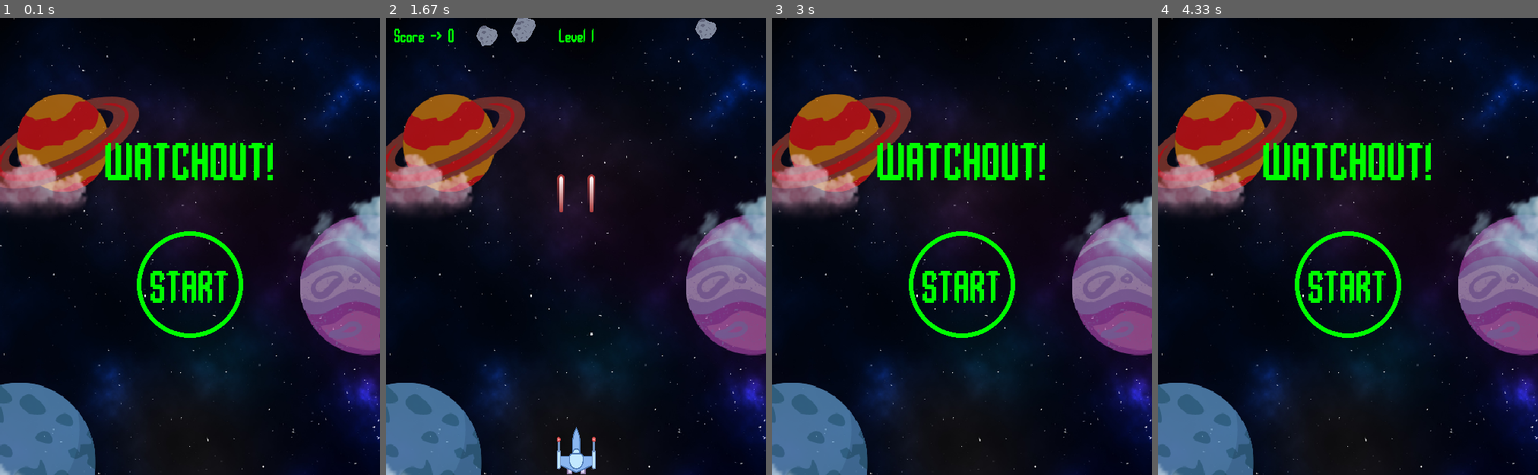
Above: before the commit, frames 1-4 (left to right).
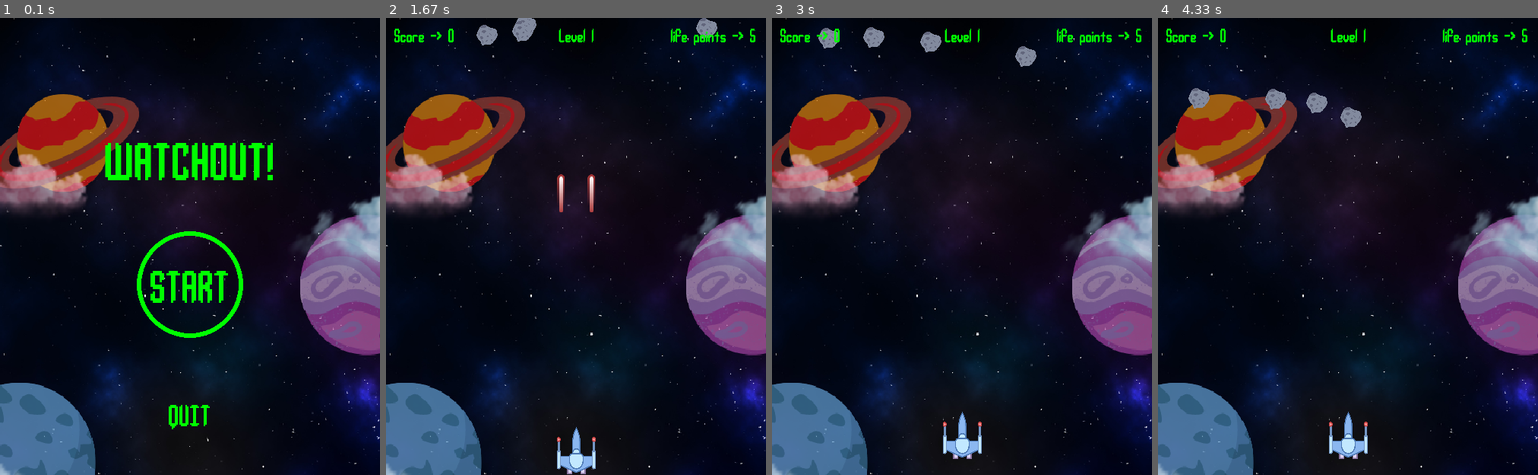
Above: after the commit, the same moments.

Repository: Hans299/Tubes_PBO
Game: pygame game, started from game.py
Two runs of this game, one before a commit and one after it. Both use one fixed random seed, a clock stepped at 60 frames per second and the inputs below.
Inputs (mouse positions are in pixels of both pictures, inside the frame that each line leads up to):
- Up to frame 1 (0.1 s): no input
- Up to frame 2 (1.67 s): click (576, 283) at 0.38 s, where only the run before the commit has a clickable "START"; hold Left 0.67-1.2 s; move the mouse to (568, 301) at 0.7 s; hold 3 1.23-1.53 s; hold Down 1.23-1.53 s
- Up to frame 3 (3 s): tap 2 at 1.9 s; click (962, 283) at 2.28 s, where only the run before the commit has a clickable "START"
- Up to frame 4 (4.33 s): no input

The runs differ from the first frame. In frame 1, 0.3% of the frame differs, in the area x 44-56%, y 84-90%; in frame 2, 0.4%; in frame 3, 5.3%; in frame 4, 5.3%, in the area x 2-98%, y 2-97%.

Commit message:
bug fixes & feature additions

Diff:
--- a/game.py
+++ b/game.py
@@ -1,10 +1,9 @@
 import math
-import pygame
+import pygame, sys
+pygame.init()
 import random
 import image
 import sound
-
-from pygame import mixer
 from helper import draw_text
 
 FPS=60
@@ -16,7 +15,7 @@
 layar = pygame.display.set_mode((WIDTH,HEIGHT))
 pygame.display.set_caption("WATCHOUT!")
 fps = pygame.time.Clock()
-tittle_font = pygame.font.SysFont("dejavuserif",40)
+
 
 class Player(pygame.sprite.Sprite):
     def __init__(self):
@@ -27,6 +26,7 @@
         self.rect.bottom=HEIGHT - 20
         self.speedx = 8
         self.score_val = 0
+        self.life = 5
 
     def update(self):
         key_pressed = pygame.key.get_pressed()
@@ -49,7 +49,7 @@
             self.rect.top  = 0
 
     def shoot(self):
-        bullet = Bullet(pygame.Vector2(self.rect.centerx-20,self.rect.top))
+        bullet = Bullet(pygame.Vector2(self.rect.centerx,self.rect.top))
         all_sprites.add(bullet)
         bullets.add(bullet)
         sound.missile.play()
@@ -61,6 +61,11 @@
         bullet2 = Bullet(pygame.Vector2(self.rect.centerx+20,self.rect.top))
         all_sprites.add(bullet2)
         bullets.add(bullet2)
+        sound.missile.play()
+
+
+    def show_lifepoints(self):
+        draw_text(layar, f"life points -> {self.life}", 24, WIDTH-70, HEIGHT-590)
 
     def show_score(self):
         draw_text(layar, f"Score -> {self.score_val}", 24, WIDTH-450, HEIGHT-590)
@@ -103,23 +108,16 @@
 class Healthbar(pygame.sprite.Sprite):
     def __init__(self):
         pygame.sprite.Sprite.__init__(self)
-        # Create a surface with the size of the player
         self.image = pygame.Surface((WIDTH*4/5, 10))
-        # Set the color of the surface
         self.image.fill((255, 0, 0))
-        # Create a rectangle with the size of the surface
         self.rect = self.image.get_rect()
-        # Set the position of the rectangle
         self.rect.centerx = WIDTH/2
         self.rect.bottom = 80
 
 class Boss(pygame.sprite.Sprite):
     def __init__(self, max_health:int, attack_speed:int = 50):
         pygame.sprite.Sprite.__init__(self)
-        self.source_image = pygame.transform.rotate(
-            pygame.transform.scale(image.player,(120,130)),
-            -90
-        )
+        self.source_image = pygame.transform.rotate(pygame.transform.scale(image.player,(120,130)),-90)
         self._angle = 180
         self.image = pygame.transform.rotate(self.source_image, self.angle)
         self.rect=self.image.get_rect()
@@ -164,8 +162,7 @@
         if self.health <= 0:
             self.kill()
             self.healthbar.kill()
-            # sound.explosion.play()
-            # self.explosion()
+
 
     def shoot(self):
         self.alt = not self.alt
@@ -175,10 +172,9 @@
             bullet = Bullet(pygame.Vector2(self.rect.centerx+30,self.rect.bottom), -self.angle)
         all_sprites.add(bullet)
         hazard.add(bullet)
-        print('Boss shoot angle', self.angle)
+
 
     def update(self):
-        # Always face the player
         self.rect.y += self.move_in.y
         if self.move_in.y > 0:
             self.move_in.y *= 0.95
@@ -194,7 +190,6 @@
             self.tick = 0
             self.shoot()
 
-    # Before killed
     def kill(self):
         self.healthbar.kill()
         return super().kill()
@@ -212,6 +207,7 @@
         for event in pygame.event.get():
             if event.type == pygame.QUIT:
                 pygame.quit()
+                sys.exit()
             if event.type == pygame.KEYUP:
                 waiting = False
 #Tampilan awal
@@ -221,12 +217,17 @@
     pygame.display.flip()
     yvar=350
     xvar=250
+    draw_text(layar, "START", 60, WIDTH/2, yvar-30)
+    draw_text(layar, "QUIT",40, WIDTH/2, 500)
+    pygame.draw.circle(layar, (GREEN), (xvar,yvar), 70,6)
+
     waiting = True
     while waiting:
         fps.tick(FPS)
         for event in pygame.event.get():
             if event.type == pygame.QUIT:
                 pygame.quit()
+                sys.exit()
             if event.type == pygame.MOUSEBUTTONDOWN:
                 xpos, ypos = pygame.mouse.get_pos()
                 cek = math.sqrt((xvar - xpos)**2 + (yvar - ypos)**2)
@@ -234,25 +235,33 @@
                     waiting = False
                     waiting_screen()
                     return False
-
-        draw_text(layar, "START", 60, WIDTH/2, yvar-30)
-
-        pygame.draw.circle(layar, (GREEN), (xvar,yvar), 70,6)
+            if event.type == pygame.MOUSEBUTTONDOWN:
+                xpos, ypos = pygame.mouse.get_pos()
+                cek = math.sqrt((xvar - xpos)**2 + (520 - ypos)**2)
+                if cek <= 25:
+                    pygame.quit()
+                    sys.exit()
         pygame.display.update()
 
 #Tampilan ketika GameOver
 def menuGameOver():
     layar.blit(pygame.transform.scale(image.background,(500,700)),(0,0))
     draw_text(layar, "Game Over", 70, WIDTH/2, HEIGHT/4)
-    pygame.display.flip()
+
     yvar=350
     xvar=250
+
+    draw_text(layar, "START", 60, WIDTH/2, yvar-30)
+    draw_text(layar, f"Your score : {player.score_val}", 30, WIDTH/2, 223)
+    pygame.draw.circle(layar, (GREEN), (xvar,yvar), 70,6)
+
     waiting = True
     while waiting:
         fps.tick(FPS)
         for event in pygame.event.get():
             if event.type == pygame.QUIT:
                 pygame.quit()
+                sys.exit()
             if event.type == pygame.MOUSEBUTTONDOWN:
                 xpos, ypos = pygame.mouse.get_pos()
                 cek = math.sqrt((xvar - xpos)**2 + (yvar - ypos)**2)
@@ -260,24 +269,17 @@
                     player.score_val = 0
                     waiting = False
 
-        draw_text(layar, "START", 60, WIDTH/2, yvar-30)
-
-        score = tittle_font.render(f"Your score : {player.score_val}", 1, (GREEN))
-        layar.blit(score, (WIDTH/2 - score.get_width()/2, yvar-120))
-
-        pygame.draw.circle(layar, (GREEN), (xvar,yvar), 70,6)
         pygame.display.update()
 
 game_over = True
 running=True
-level = 1
+menu()
+hp = 0
 
 while running:
     fps.tick(FPS)
-
     # waiting screen ketika gameover dan akan memulai game
     if game_over:
-        menu()
         game_over = False
         all_sprites = pygame.sprite.Group()
         hazard = pygame.sprite.Group()
@@ -301,16 +303,16 @@
     for event in pygame.event.get():
         if event.type==pygame.QUIT:
             running=False
+            pygame.quit()
+            sys.exit()
         elif event.type==pygame.KEYDOWN:
             if event.key==pygame.K_SPACE: # keyboard spasi untuk menembak
                 player.shoot()
             elif event.key==pygame.K_1: #cheat menambah skor dengan keyboard angka 1
                 player.score_val +=1
-            elif event.key==pygame.K_4: #cheat menambah skor +30 dengan keyboard angka 2
-                player.score_val +=30
+            elif event.key==pygame.K_4: #cheat menambah skor +25 dengan keyboard angka 2
+                player.score_val +=25
             elif event.key==pygame.K_3: #cheat menambah peluru menjadi 2
-                missile_sound = mixer.Sound("./audio/missile.wav")
-                missile_sound.play()
                 player.doubleshoot()
         elif event.type==pygame.KEYUP: #shortcut untuk langsung gameover
             if event.key==pygame.K_2:
@@ -322,34 +324,48 @@
     hits=pygame.sprite.groupcollide(hazard,bullets,False,True)
 
     for hit in hits:
-        # Check if the hit is a rock
+        # cek apakah peluru mengenai batu
         if isinstance(hit, Rock):
             hit.kill()
             rock=Rock()
             all_sprites.add(rock)
             hazard.add(rock)
             player.score_val +=1
-            if player.score_val % 50 == 0:
-                test = Boss(100)
+
+            if player.score_val % 30 == 0:
+                hp += 50 #setiap skor kelipatan 30 HP Boss bertambah 50
+                test = Boss(hp)
                 all_sprites.add(test)
                 hazard.add(test)
                 level += 1
+        # cek apakah peluru mengenai Boss
         elif isinstance(hit, Boss):
             hit.hurt()
         else:
             hit.kill()
-
-    hits = pygame.sprite.spritecollide(player,hazard,False,pygame.sprite.collide_circle)
-    # jika pesawat terkena meteor
-    if hits:
-        menuGameOver()
-        game_over = True
-        running = True
+    # ketika level = 2 rock meluncur lebih cepat
+    if level == 2:
+        rock.speedx=random.randrange(-5,1)
+        rock.speedy=random.randrange(5,10)
 
     layar.blit(pygame.transform.scale(image.background,(500,700)),(0,0))
+    draw_text(layar, f"Level {level}", 24, WIDTH/2, HEIGHT-590)
     all_sprites.draw(layar)
     player.show_score()
-    draw_text(layar, f"Level {level}", 24, WIDTH/2, HEIGHT-590)
+    player.show_lifepoints()
     pygame.display.update()
 
+    hits = pygame.sprite.spritecollide(player,hazard,False,pygame.sprite.collide_circle)
+    # jika pesawat terkena hit
+    for hit in hits:
+        if isinstance(hit, Rock):
+            hit.kill()
+            rock=Rock()
+            all_sprites.add(rock)
+            hazard.add(rock)
+            player.life -= 1
+        if player.life < 0:
+            game_over = True
+            menuGameOver()
+
 pygame.quit()
